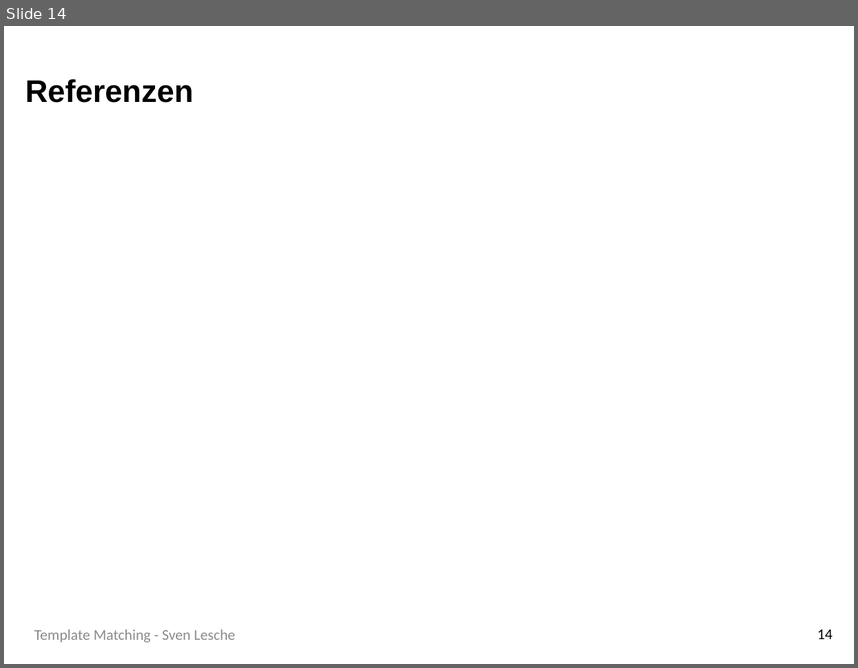
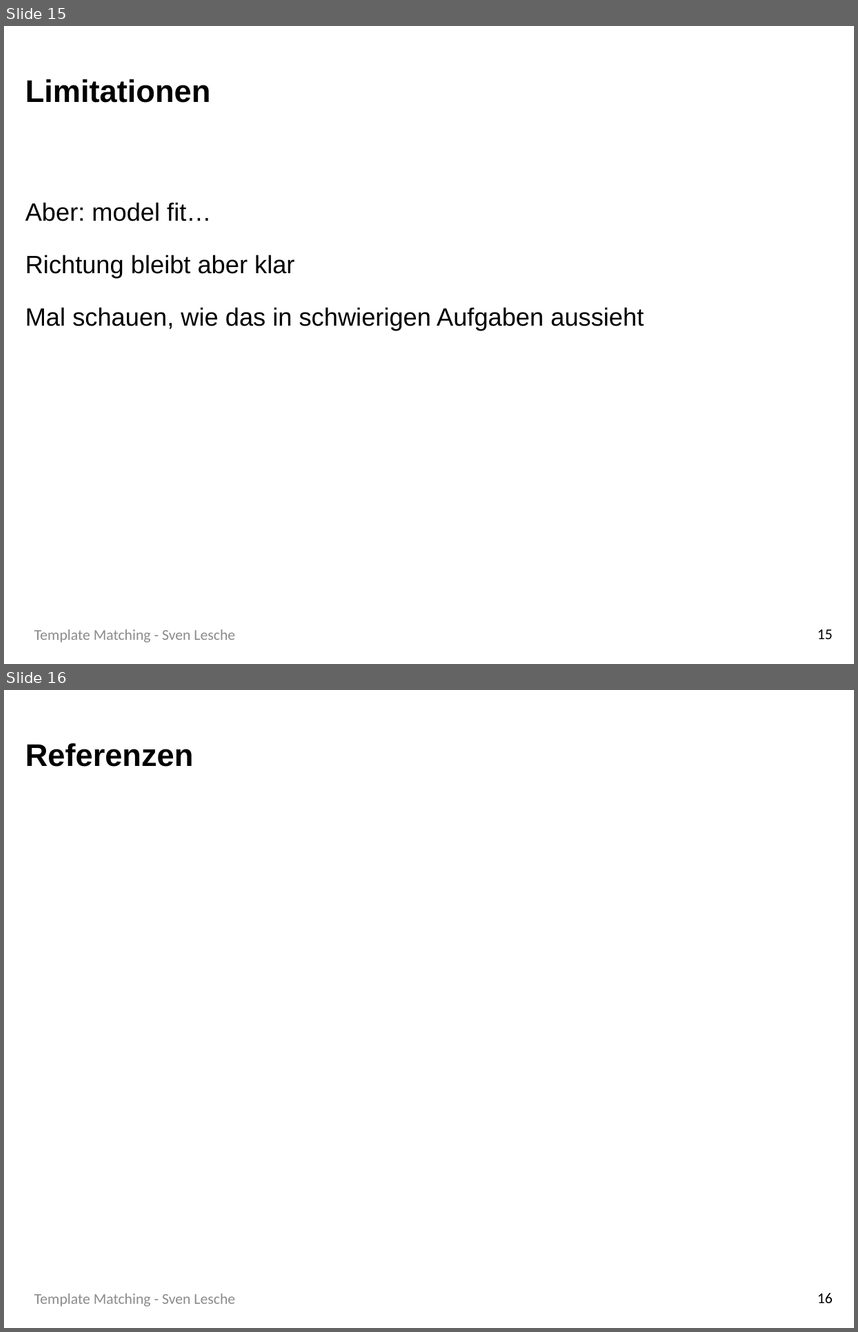
Before and after one commit to SLesche/levy-intelligence, a slide deck: presentations/levy_presentation.pptx. Shown one above the other, each under a label of ours: slide 14 before the commit, slides 15 and 16 after it. The pictures are 858x668 and 858x1332 pixels, drawn with LibreOffice and Linux fonts; fonts in the diff are those of the drawing; background and template pictures are left out. Boxes give left, top, right and bottom in pixels: in the first picture for what was removed or moved away, otherwise in the second. Text is boxed around its words. In the diff, an @@ line names an element or a change of style, - is before the commit and + after.

```diff
--- a/presentations/levy_presentation.pptx
+++ b/presentations/levy_presentation.pptx
@@ slide 15 added at (4, 26, 854, 664), background #FFFFFF @@
@@ title added at (25, 79, 211, 103), 25 pt, text #000000, bold @@
+Limitationen
@@ text added at (25, 202, 644, 330), 20 pt, text #000000 @@
+Aber: model fit…
+Richtung bleibt aber klar
+Mal schauen, wie das in schwierigen Aufgaben aussieht
@@ text added at (34, 629, 235, 642), 12 pt, text #8C8C8C @@
+Template Matching - Sven Lesche
@@ page number added at (818, 629, 833, 639), 12 pt, text #000000 @@
+15
@@ what was slide 14 is now slide 16 @@
@@ page number at (818, 1292, 833, 1303): text changed @@
-14
+16
```
Also in this commit, not shown: 4 slides changed, 1 other slide added, 1 other file.
